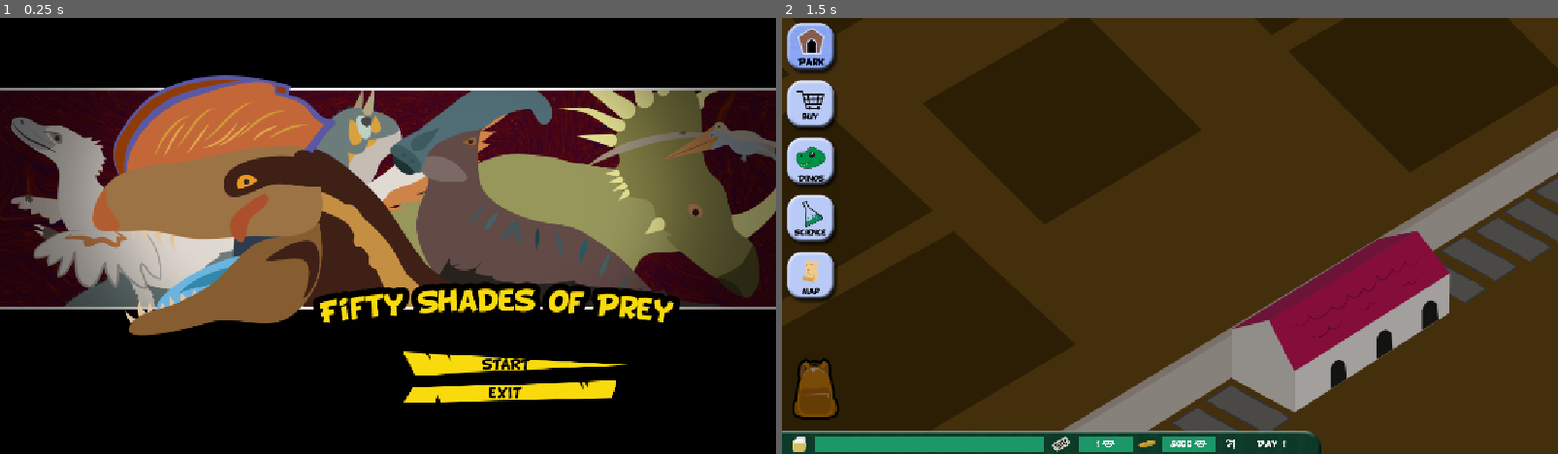
Above: before the commit, frames 1-2 (left to right).
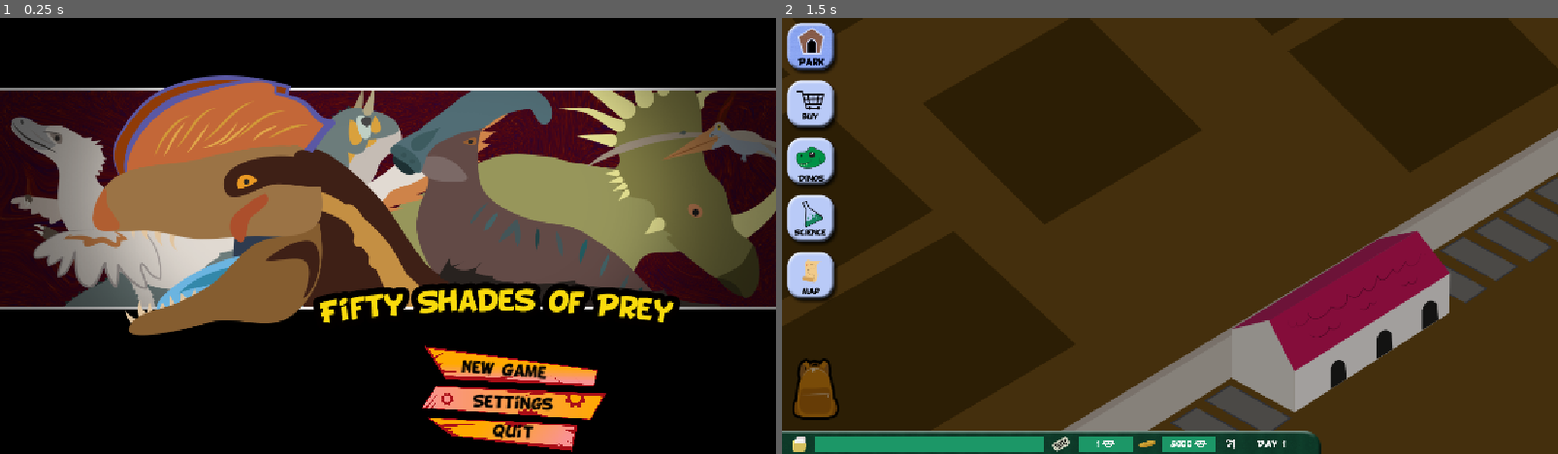
Above: after the commit, the same moments.

Repository: MathrimC/fiftyshadesofprey
Game: Godot game, scene res://scenes/main_menu/main_menu.tscn
Two runs of this game, one before a commit and one after it. Both use one fixed random seed, a clock stepped at 60 frames per second and the inputs below.
Inputs (mouse positions are in pixels of both pictures, inside the frame that each line leads up to):
- Up to frame 1 (0.25 s): no input
- Up to frame 2 (1.5 s): click (1294, 401) at 0.5 s, where only the run after the commit has a clickable "Settings"; click (1294, 362) at 1.27 s

The runs differ from the first frame. In frame 1, 3.8% of the frame differs, in the area x 52-81%, y 75-100%; in frame 2, nothing differs.

Commit message:
panel layouts, park sprite sorting, new menu buttons, new staff

Diff:
--- a/cartoon_theme.tres
+++ b/cartoon_theme.tres
@@ -1,6 +1,38 @@
-[gd_resource type="Theme" load_steps=6 format=3 uid="uid://d153qfgnveiau"]
+[gd_resource type="Theme" load_steps=9 format=3 uid="uid://d153qfgnveiau"]
 
 [ext_resource type="FontFile" uid="uid://vsi8lyvf8fc3" path="res://fonts/BD_Cartoon_Shout.ttf" id="1_3b2x8"]
+
+[sub_resource type="StyleBoxFlat" id="StyleBoxFlat_idoq7"]
+bg_color = Color(0.294118, 0.372549, 0.545098, 1)
+border_width_left = 2
+border_width_top = 2
+border_width_right = 2
+border_width_bottom = 2
+corner_radius_top_left = 15
+corner_radius_top_right = 15
+corner_radius_bottom_right = 15
+corner_radius_bottom_left = 15
+shadow_size = 4
+shadow_offset = Vector2(2, 4)
+
+[sub_resource type="StyleBoxFlat" id="StyleBoxFlat_7d4rx"]
+bg_color = Color(0.603922, 0.694118, 0.952941, 1)
+
+[sub_resource type="StyleBoxFlat" id="StyleBoxFlat_cmhdb"]
+content_margin_left = 3.0
+content_margin_top = 3.0
+content_margin_right = 3.0
+content_margin_bottom = 3.0
+bg_color = Color(0.294118, 0.372549, 0.545098, 1)
+border_width_left = 1
+border_width_top = 1
+border_width_right = 1
+border_width_bottom = 1
+border_color = Color(0, 0, 0, 1)
+corner_radius_top_left = 5
+corner_radius_top_right = 5
+corner_radius_bottom_right = 5
+corner_radius_bottom_left = 5
 
 [sub_resource type="StyleBoxFlat" id="StyleBoxFlat_3b2x8"]
 bg_color = Color(0.6, 0.6, 0.6, 0)
@@ -29,6 +61,10 @@
 [resource]
 default_font = ExtResource("1_3b2x8")
 default_font_size = 25
+PanelContainer/styles/panel = SubResource("StyleBoxFlat_idoq7")
+PopupMenu/font_sizes/font_size = 14
+PopupMenu/styles/hover = SubResource("StyleBoxFlat_7d4rx")
+PopupMenu/styles/panel = SubResource("StyleBoxFlat_cmhdb")
 TabContainer/colors/font_unselected_color = Color(1, 1, 1, 1)
 TabContainer/styles/panel = SubResource("StyleBoxFlat_3b2x8")
 TabContainer/styles/tab_hovered = SubResource("StyleBoxFlat_dgrj0")
--- a/resources/game_resources.tres
+++ b/resources/game_resources.tres
@@ -61,11 +61,13 @@
 [ext_resource type="Script" uid="uid://dbkong3go87my" path="res://resources/staff/staff.gd" id="59_07g1a"]
 [ext_resource type="Resource" uid="uid://dm0yfhuu05gf1" path="res://resources/staff/victoria_rivers.tres" id="60_lq2et"]
 [ext_resource type="Resource" uid="uid://cfnsx41ju8xss" path="res://resources/staff/chris_green.tres" id="61_16782"]
+[ext_resource type="Resource" uid="uid://bc3uydm7h58tf" path="res://resources/staff/jaxx_cosmos.tres" id="62_16782"]
+[ext_resource type="Resource" uid="uid://2x7s8cermd68" path="res://resources/staff/greta_runberg.tres" id="63_q857d"]
 
 [resource]
 script = ExtResource("50_531sr")
 scientists = Array[ExtResource("43_duyrr")]([ExtResource("44_m4swt"), ExtResource("45_spl8i"), ExtResource("46_sa4y6"), ExtResource("47_xgtvf"), ExtResource("48_03l8l"), ExtResource("49_0s74f")])
-staff = Array[ExtResource("59_07g1a")]([ExtResource("60_lq2et"), ExtResource("61_16782")])
+staff = Array[ExtResource("59_07g1a")]([ExtResource("60_lq2et"), ExtResource("61_16782"), ExtResource("62_16782"), ExtResource("63_q857d")])
 groceries = Array[ExtResource("37_56hb4")]([ExtResource("38_ha2m7"), ExtResource("39_5ddic"), ExtResource("40_ic833"), ExtResource("41_ouvuo"), ExtResource("42_vfei8")])
 birds = Array[ExtResource("1_au0j2")]([ExtResource("2_0mi4h"), ExtResource("3_ik2tt"), ExtResource("4_oc54q"), ExtResource("5_862m5"), ExtResource("6_if10h"), ExtResource("7_4rymd"), ExtResource("8_1tumx"), ExtResource("9_0ky7i"), ExtResource("10_mvbch"), ExtResource("11_tukvs")])
 dinosaurs = Array[ExtResource("12_07g1a")]([ExtResource("18_aioy2"), ExtResource("29_ak16t"), ExtResource("27_tpg1d"),  …(425 unchanged characters)…
--- /dev/null
+++ b/resources/staff/greta_runberg.tres
@@ -0,0 +1,13 @@
+[gd_resource type="Resource" script_class="Staff" load_steps=3 format=3 uid="uid://2x7s8cermd68"]
+
+[ext_resource type="Script" uid="uid://dbkong3go87my" path="res://resources/staff/staff.gd" id="1_i6kop"]
+[ext_resource type="Texture2D" uid="uid://c0pn8o3efbchs" path="res://img/employees/Greta_runberg_icon.png" id="2_3t853"]
+
+[resource]
+script = ExtResource("1_i6kop")
+name = "Greta Runberg"
+type = 1
+wage = 400
+caregiver_enclosure_limit = 0
+texture = ExtResource("2_3t853")
+metadata/_custom_type_script = "uid://dbkong3go87my"
--- /dev/null
+++ b/resources/staff/jaxx_cosmos.tres
@@ -0,0 +1,13 @@
+[gd_resource type="Resource" script_class="Staff" load_steps=3 format=3 uid="uid://bc3uydm7h58tf"]
+
+[ext_resource type="Script" uid="uid://dbkong3go87my" path="res://resources/staff/staff.gd" id="1_hywq4"]
+[ext_resource type="Texture2D" uid="uid://o5ss6onduyfx" path="res://img/employees/jaxx_cosmos_icon.png" id="2_y7yg6"]
+
+[resource]
+script = ExtResource("1_hywq4")
+name = "Jaxx Cosmos"
+type = 0
+wage = 300
+caregiver_enclosure_limit = 6
+texture = ExtResource("2_y7yg6")
+metadata/_custom_type_script = "uid://dbkong3go87my"
--- a/scenes/dinos/dinosaur_line.tscn
+++ b/scenes/dinos/dinosaur_line.tscn
@@ -80,7 +80,7 @@
 text = "Actions"
 
 [node name="ActionsMenu" type="PopupMenu" parent="."]
-size = Vector2i(180, 132)
+size = Vector2i(180, 134)
 visible = true
 unfocusable = true
 theme = ExtResource("2_wf03y")
--- a/scenes/dinos/dinosaurs.tscn
+++ b/scenes/dinos/dinosaurs.tscn
@@ -148,6 +148,7 @@
 offset_bottom = 67.0
 grow_horizontal = 2
 grow_vertical = 2
+theme = ExtResource("5_ekqhh")
 
 [node name="MarginContainer" type="MarginContainer" parent="NamePanel"]
 layout_mode = 2
@@ -189,56 +190,6 @@
 texture_normal = ExtResource("8_k8lky")
 texture_pressed = ExtResource("9_uw182")
 
-[node name="SellPanel" type="PanelContainer" parent="."]
-visible = false
-layout_mode = 1
-anchors_preset = 8
-anchor_left = 0.5
-anchor_top = 0.5
-anchor_right = 0.5
-anchor_bottom = 0.5
-offset_left = -423.5
-offset_top = -68.0
-offset_right = 316.5
-offset_bottom = 68.0
-grow_horizontal = 2
-grow_vertical = 2
-
-[node name="MarginContainer" type="MarginContainer" parent="SellPanel"]
-layout_mode = 2
-theme_override_constants/margin_left = 20
-theme_override_constants/margin_top = 20
-theme_override_constants/margin_right = 20
-theme_override_constants/margin_bottom = 20
-
-[node name="VBoxContainer" type="VBoxContainer" parent="SellPanel/MarginContainer"]
-layout_mode = 2
-
-[node name="Label" type="Label" parent="SellPanel/MarginContainer/VBoxContainer"]
-custom_minimum_size = Vector2(700, 0)
-layout_mode = 2
-theme = ExtResource("5_ekqhh")
-text = "Do you want to sell the typranussaurus rex for for 1000?"
-horizontal_alignment = 1
-autowrap_mode = 2
-
-[node name="HBoxContainer" type="HBoxContainer" parent="SellPanel/MarginContainer/VBoxContainer"]
-layout_mode = 2
-size_flags_horizontal = 4
-alignment = 1
-
-[node name="NayButton" type="TextureButton" parent="SellPanel/MarginContainer/VBoxContainer/HBoxContainer"]
-layout_mode = 2
-texture_normal = ExtResource("6_ro787")
-texture_pressed = ExtResource("7_xaknc")
-
-[node name="YayButton" type="TextureButton" parent="SellPanel/MarginContainer/VBoxContainer/HBoxContainer"]
-layout_mode = 2
-texture_normal = ExtResource("8_k8lky")
-texture_pressed = ExtResource("9_uw182")
-
 [connection signal="pressed" from="IncubatorButton" to="." method="_incubator_button_pressed"]
 [connection signal="pressed" from="NamePanel/MarginContainer/VBoxContainer/HBoxContainer/NayButton" to="." method="on_rename_nay_pressed"]
 [connection signal="pressed" from="NamePanel/MarginContainer/VBoxContainer/HBoxContainer/YayButton" to="." method="on_rename_yay_pressed"]
-[connection signal="pressed" from="SellPanel/MarginContainer/VBoxContainer/HBoxContainer/NayButton" to="." method="on_sell_nay_pressed"]
-[connection signal="pressed" from="SellPanel/MarginContainer/VBoxContainer/HBoxContainer/YayButton" to="." method="on_sell_yay_pressed"]
--- a/scenes/interface/interface.tscn
+++ b/scenes/interface/interface.tscn
@@ -543,6 +543,7 @@
 offset_bottom = 68.0
 grow_horizontal = 2
 grow_vertical = 2
+theme = ExtResource("26_iy6lx")
 script = ExtResource("38_pj6hq")
 sell_label = NodePath("MarginContainer/VBoxContainer/Label")
 
@@ -552,7 +553,7 @@
 theme_override_constants/margin_left = 20
 theme_override_constants/margin_top = 20
 theme_override_constants/margin_right = 20
-theme_override_constants/margin_bottom = 20
+theme_override_constants/margin_bottom = 10
 
 [node name="VBoxContainer" type="VBoxContainer" parent="SellPanel/MarginContainer"]
 layout_mode = 2
@@ -563,6 +564,7 @@
 layout_mode = 2
 mouse_filter = 0
 theme = ExtResource("26_iy6lx")
+theme_override_font_sizes/font_size = 18
 text = "Do you want to sell the typranussaurus rex for for 1000?"
 horizontal_alignment = 1
 autowrap_mode = 2
--- /dev/null
+++ b/scenes/main_menu/main_menu.gd
@@ -0,0 +1,16 @@
+class_name MainMenu
+extends Control
+
+@export var continue_button: TextureButton
+
+func _ready() -> void:
+	continue_button.visible = FileAccess.file_exists(GameData.save_path)
+
+func on_continue_pressed() -> void:
+	game_manager.continue_game()
+
+func on_new_game_pressed() -> void:
+	game_manager.start_game()
+
+func on_quit_pressed() -> void:
+	get_tree().quit()
--- a/scenes/main_menu/main_menu.tscn
+++ b/scenes/main_menu/main_menu.tscn
@@ -1,19 +1,22 @@
-[gd_scene load_steps=7 format=3 uid="uid://bffn6n6gayotv"]
+[gd_scene load_steps=8 format=3 uid="uid://bffn6n6gayotv"]
 
 [ext_resource type="Texture2D" uid="uid://cedqpvmc4d62g" path="res://img/general/menu back.png" id="1_jix8l"]
-[ext_resource type="Texture2D" uid="uid://jxbgsojo0k5l" path="res://img/general/button_start.png" id="2_glbon"]
+[ext_resource type="Script" uid="uid://cugeaa5fo22vm" path="res://scenes/main_menu/main_menu.gd" id="1_thkx5"]
 [ext_resource type="Theme" uid="uid://d153qfgnveiau" path="res://cartoon_theme.tres" id="2_wem23"]
-[ext_resource type="Script" uid="uid://cg1ri4kaoa3v2" path="res://scenes/main_menu/continue_button.gd" id="3_3ovsr"]
-[ext_resource type="Script" uid="uid://tymevkfdp11n" path="res://scenes/main_menu/start_button.gd" id="3_nlkkf"]
-[ext_resource type="Texture2D" uid="uid://oh16b02i34jd" path="res://img/general/button_exit.png" id="4_qe12f"]
+[ext_resource type="Texture2D" uid="uid://etl3owp411kf" path="res://img/general/menu_button_1.png" id="4_4xg86"]
+[ext_resource type="Texture2D" uid="uid://crryk6b6colk2" path="res://img/general/menu_button_2.png" id="6_thkx5"]
+[ext_resource type="Texture2D" uid="uid://cbl7bma2ecmf8" path="res://img/general/menu_button_3.png" id="7_x2yjq"]
+[ext_resource type="Texture2D" uid="uid://cqkdmbl42oixb" path="res://img/general/menu_button_4.png" id="8_lqpn7"]
 
-[node name="MainMenu" type="Control"]
+[node name="MainMenu" type="Control" node_paths=PackedStringArray("continue_button")]
 layout_mode = 3
 anchors_preset = 15
 anchor_right = 1.0
 anchor_bottom = 1.0
 grow_horizontal = 2
 grow_vertical = 2
+script = ExtResource("1_thkx5")
+continue_button = NodePath("VBoxContainer/Button1")
 
 [node name="MenuBack" type="TextureRect" parent="."]
 layout_mode = 1
@@ -24,36 +27,162 @@
 grow_vertical = 2
 texture = ExtResource("1_jix8l")
 
-[node name="VBoxContainer" type="VBoxContainer" parent="."]
+[node name="VBoxContainer" type="Control" parent="."]
 layout_mode = 1
 anchors_preset = 3
 anchor_left = 1.0
 anchor_top = 1.0
 anchor_right = 1.0
 anchor_bottom = 1.0
-offset_left = -554.0
-offset_top = -153.0
-offset_right = -221.0
-offset_bottom = -57.0
+offset_left = -540.0
+offset_top = -179.0
+offset_right = -207.0
+offset_bottom = 40.0
 grow_horizontal = 0
 grow_vertical = 0
-theme_override_constants/separation = 10
+theme = ExtResource("2_wem23")
 
-[node name="ContinueButton" type="Button" parent="VBoxContainer"]
-layout_mode = 2
-theme = ExtResource("2_wem23")
-theme_override_font_sizes/font_size = 18
+[node name="Button1" type="TextureButton" parent="VBoxContainer"]
+custom_minimum_size = Vector2(300, 60)
+layout_mode = 1
+anchors_preset = 5
+anchor_left = 0.5
+anchor_right = 0.5
+offset_left = -174.5
+offset_top = -21.0
+offset_right = 158.5
+offset_bottom = 39.0
+grow_horizontal = 2
+texture_normal = ExtResource("4_4xg86")
+ignore_texture_size = true
+stretch_mode = 5
+
+[node name="Label" type="Label" parent="VBoxContainer/Button1"]
+layout_mode = 1
+anchors_preset = 8
+anchor_left = 0.5
+anchor_top = 0.5
+anchor_right = 0.5
+anchor_bottom = 0.5
+offset_left = -64.5
+offset_top = -22.0
+offset_right = 80.5
+offset_bottom = 7.0
+grow_horizontal = 2
+grow_vertical = 2
+rotation = 0.0907571
+theme_override_colors/font_color = Color(0, 0, 0, 1)
+theme_override_font_sizes/font_size = 20
 text = "Continue"
-script = ExtResource("3_3ovsr")
+horizontal_alignment = 1
+vertical_alignment = 1
 
-[node name="StartButton" type="TextureButton" parent="VBoxContainer"]
-layout_mode = 2
-texture_normal = ExtResource("2_glbon")
-script = ExtResource("3_nlkkf")
+[node name="Button2" type="TextureButton" parent="VBoxContainer"]
+custom_minimum_size = Vector2(300, 60)
+layout_mode = 1
+anchors_preset = 5
+anchor_left = 0.5
+anchor_right = 0.5
+offset_left = -170.5
+offset_top = 18.0
+offset_right = 129.5
+offset_bottom = 78.0
+grow_horizontal = 2
+texture_normal = ExtResource("6_thkx5")
+ignore_texture_size = true
+stretch_mode = 5
 
-[node name="ExitButton2" type="TextureButton" parent="VBoxContainer"]
-layout_mode = 2
-texture_normal = ExtResource("4_qe12f")
+[node name="Label" type="Label" parent="VBoxContainer/Button2"]
+layout_mode = 1
+anchors_preset = 8
+anchor_left = 0.5
+anchor_top = 0.5
+anchor_right = 0.5
+anchor_bottom = 0.5
+offset_left = -87.0
+offset_top = -13.0
+offset_right = 70.0
+offset_bottom = 16.0
+grow_horizontal = 2
+grow_vertical = 2
+rotation = 0.0802851
+theme_override_colors/font_color = Color(0, 0, 0, 1)
+theme_override_font_sizes/font_size = 20
+text = "New game"
+horizontal_alignment = 1
+vertical_alignment = 1
 
-[connection signal="pressed" from="VBoxContainer/ContinueButton" to="VBoxContainer/ContinueButton" method="_on_pressed"]
-[connection signal="pressed" from="VBoxContainer/StartButton" to="VBoxContainer/StartButton" method="_on_pressed"]
+[node name="Button3" type="TextureButton" parent="VBoxContainer"]
+custom_minimum_size = Vector2(300, 50)
+layout_mode = 1
+anchors_preset = 5
+anchor_left = 0.5
+anchor_right = 0.5
+offset_left = -166.5
+offset_top = 77.0
+offset_right = 133.5
+offset_bottom = 127.0
+grow_horizontal = 2
+texture_normal = ExtResource("7_x2yjq")
+ignore_texture_size = true
+stretch_mode = 5
+
+[node name="Label" type="Label" parent="VBoxContainer/Button3"]
+layout_mode = 1
+anchors_preset = 8
+anchor_left = 0.5
+anchor_top = 0.5
+anchor_right = 0.5
+anchor_bottom = 0.5
+offset_left = -74.0
+offset_top = -15.0
+offset_right = 75.0
+offset_bottom = 14.0
+grow_horizontal = 2
+grow_vertical = 2
+rotation = 0.0471239
+theme_override_colors/font_color = Color(0, 0, 0, 1)
+theme_override_font_sizes/font_size = 20
+text = "Settings"
+horizontal_alignment = 1
+vertical_alignment = 1
+
+[node name="Button4" type="TextureButton" parent="VBoxContainer"]
+custom_minimum_size = Vector2(0, 50)
+layout_mode = 1
+anchors_preset = 5
+anchor_left = 0.5
+anchor_right = 0.5
+offset_left = -183.5
+offset_top = 124.0
+offset_right = 116.5
+offset_bottom = 174.0
+grow_horizontal = 2
+texture_normal = ExtResource("8_lqpn7")
+ignore_texture_size = true
+stretch_mode = 5
+
+[node name="Label" type="Label" parent="VBoxContainer/Button4"]
+layout_mode = 1
+anchors_preset = 8
+anchor_left = 0.5
+anchor_top = 0.5
+anchor_right = 0.5
+anchor_bottom = 0.5
+offset_left = -57.5
+offset_top = -19.0
+offset_right = 91.5
+offset_bottom = 10.0
+grow_horizontal = 2
+grow_vertical = 2
+rotation = 0.0471239
+theme_override_colors/font_color = Color(0, 0, 0, 1)
+theme_override_font_sizes/font_size = 20
+text = "Quit"
+horizontal_alignment = 1
+vertical_alignment = 1
+
+[connection signal="pressed" from="VBoxContainer/Button1" to="." method="on_continue_pressed"]
+[connection signal="pressed" from="VBoxContainer/Button2" to="." method="on_new_game_pressed"]
+[connection signal="pressed" from="VBoxContainer/Button2" to="VBoxContainer/Button2" method="_on_pressed"]
+[connection signal="pressed" from="VBoxContainer/Button4" to="." method="on_quit_pressed"]
--- a/scenes/map/park_lot.tscn
+++ b/scenes/map/park_lot.tscn
@@ -24,29 +24,26 @@
 
 [node name="BackFence" type="Sprite2D" parent="Enclosure"]
 z_index = 1
-y_sort_enabled = true
 texture = ExtResource("3_muwaj")
 
 [node name="FrontFence" type="Sprite2D" parent="Enclosure"]
-z_index = 1
-y_sort_enabled = true
+z_index = 3
 texture = ExtResource("4_tluyu")
 
 [node name="TopFence" type="Sprite2D" parent="Enclosure"]
-z_index = 2
-y_sort_enabled = true
+z_index = 4
 texture = ExtResource("5_sc20y")
 
 [node name="Biome" type="Sprite2D" parent="Enclosure"]
 texture = ExtResource("6_sih1o")
 
 [node name="Dinosaur1" parent="Enclosure" instance=ExtResource("7_muwaj")]
-z_index = 1
+z_index = 2
 y_sort_enabled = true
 position = Vector2(-78.8591, 30.2013)
 scale = Vector2(0.4, 0.4)
 
 [node name="Dinosaur2" parent="Enclosure" instance=ExtResource("7_muwaj")]
-z_index = 1
+z_index = 2
 y_sort_enabled = true
 position = Vector2(174.497, -110.738)
--- a/scenes/park/dino_info.gd
+++ b/scenes/park/dino_info.gd
@@ -6,18 +6,35 @@
 @export var diet: Label
 @export var mood: Label
 
-var dinosaur: DinosaurInstance
+var dinosaur_stack: Array[DinosaurInstance]
 
 func _ready() -> void:
+	self.hide()
+	ui_manager.show_dino_info_requested.connect(show_dino_info)
+	ui_manager.hide_dino_info_requested.connect(hide_dino_info)
 	game_manager.dinosaur_changed.connect(on_dinosaur_changed)
 
 func on_dinosaur_changed(_dinosaur: DinosaurInstance) -> void:
-	if _dinosaur == dinosaur:
+	if dinosaur_stack.back() == _dinosaur:
 		refresh()
 
 func refresh() -> void:
+	var dinosaur: DinosaurInstance = dinosaur_stack.back()
 	dino_name.text = dinosaur.name
 	var dino_info = game_manager.game_resources.get_dinosaur(dinosaur.type)
 	type.text = dino_info.name
 	diet.text = Dinosaur.Diet.keys()[dino_info.diet]
 	mood.text = DinosaurInstance.Mood.keys()[dinosaur.mood]
+
+func show_dino_info(_dinosaur: DinosaurInstance) -> void:
+	dinosaur_stack.push_back(_dinosaur)
+	# dino_info.position = get_viewport().get_mouse_position() + Vector2(20,20)
+	refresh()
+	self.show()
+
+func hide_dino_info(_dinosaur: DinosaurInstance) -> void:
+	dinosaur_stack.erase(_dinosaur)
+	if dinosaur_stack.is_empty():
+		self.hide()
+	else:
+		refresh()
--- a/scenes/park/dinopark.gd
+++ b/scenes/park/dinopark.gd
@@ -6,17 +6,6 @@
 
 func _ready() -> void:
 	dino_info.hide()
-	ui_manager.show_dino_info_requested.connect(show_dino_info)
-	ui_manager.hide_dino_info_requested.connect(hide_dino_info)
 
 func set_camera_position_on_lot(lot_number: int) -> void:
 	camera.position = get_node("Park/ParkLot%s" % lot_number).position
-
-func show_dino_info(_dinosaur: DinosaurInstance) -> void:
-	dino_info.dinosaur = _dinosaur
-	# dino_info.position = get_viewport().get_mouse_position() + Vector2(20,20)
-	dino_info.refresh()
-	dino_info.show()
-
-func hide_dino_info(_dinosaur: DinosaurInstance) -> void:
-	dino_info.hide()
--- a/scenes/park/park_dinosaur.tscn
+++ b/scenes/park/park_dinosaur.tscn
@@ -4,18 +4,16 @@
 [ext_resource type="Script" uid="uid://b1f7n6sfs7nsb" path="res://scenes/park/park_dinosaur.gd" id="2_p8ol8"]
 [ext_resource type="Theme" uid="uid://d153qfgnveiau" path="res://cartoon_theme.tres" id="3_hkrxy"]
 
-[node name="ParkDinosaur" type="Sprite2D" node_paths=PackedStringArray("dino_menu", "dino_info")]
+[node name="ParkDinosaur" type="Sprite2D" node_paths=PackedStringArray("dino_menu")]
 scale = Vector2(0.2, 0.2)
 texture = ExtResource("1_ws2x6")
 script = ExtResource("2_p8ol8")
 dino_menu = NodePath("DinoMenu")
-dino_info = NodePath("")
 
 [node name="DinoMenu" type="PopupMenu" parent="."]
 auto_translate_mode = 1
-size = Vector2i(206, 116)
+size = Vector2i(123, 86)
 theme = ExtResource("3_hkrxy")
-theme_override_font_sizes/font_size = 14
 item_count = 4
 item_0/text = "Feed"
 item_0/id = 0
--- a/scenes/park/park_lot.gd
+++ b/scenes/park/park_lot.gd
@@ -18,8 +18,12 @@
 @onready var dinosaur_2: ParkDinosaur = get_node("Enclosure/Dinosaur2")
 
 func _ready() -> void:
+	_set_lot_z_index()
 	refresh()
 	game_manager.dinosaur_sold.connect(on_dinosaur_sold)
+
+func _set_lot_z_index() -> void:
+	self.z_index = (floori(self.position.y / 200.)) * 5
 
 func on_dinosaur_sold(_dinosaur: DinosaurInstance) -> void:
 	refresh()
--- a/scenes/resumes/scientist_resume.gd
+++ b/scenes/resumes/scientist_resume.gd
@@ -23,7 +23,7 @@
 
 func refresh() -> void:
 	var scientist_data: Scientist = game_manager.game_resources.get_scientist(scientist)
-	if game_manager.is_available(scientist):
+	if true || game_manager.is_available(scientist):
 		icon.texture = scientist_data.texture
 		scientist_name.text = "\"%s\"" % scientist_data.name
 		for dinosaur: Dinosaur.Type in scientist_data.dinosaurs:
Not shown, changed: img/employees/Greta_runberg_icon.png.import
Not shown, changed: img/employees/jaxx_cosmos_icon.png.import
Not shown, changed: img/general/menu_button_1.png.import
Not shown, changed: img/general/menu_button_2.png.import
Not shown, changed: img/general/menu_button_3.png.import
Not shown, changed: img/general/menu_button_4.png.import
Not shown: 1 places in resources/game_resources.tres that only renumber resources
Not shown, added: scenes/main_menu/main_menu.gd.uid
